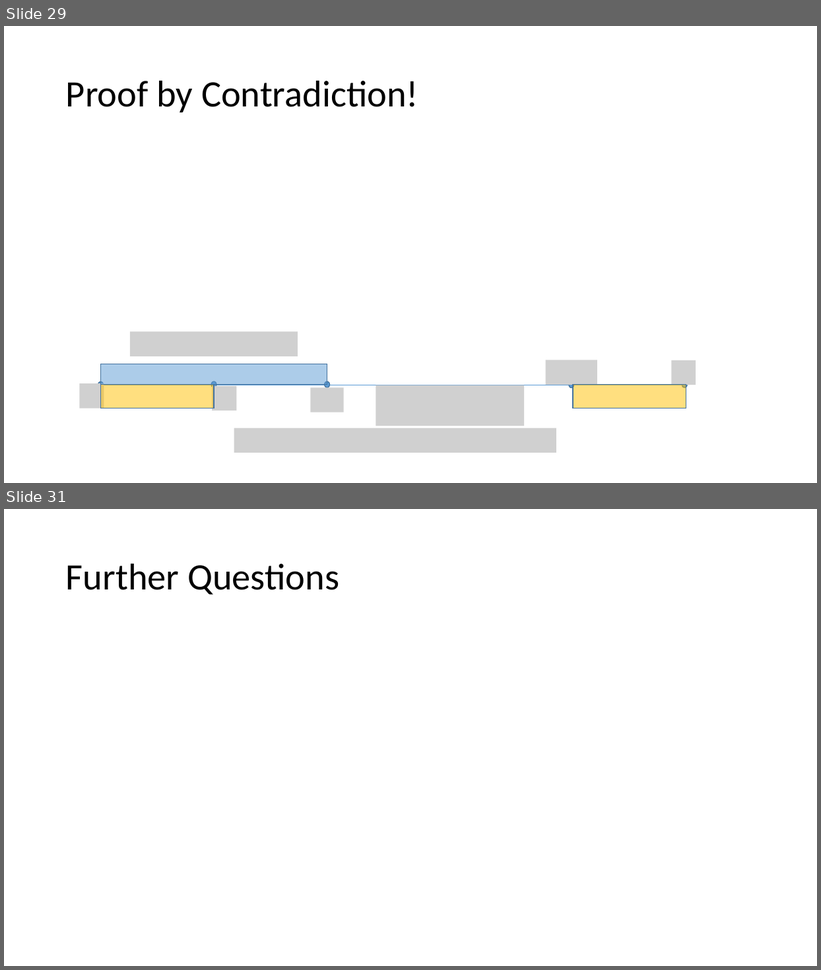
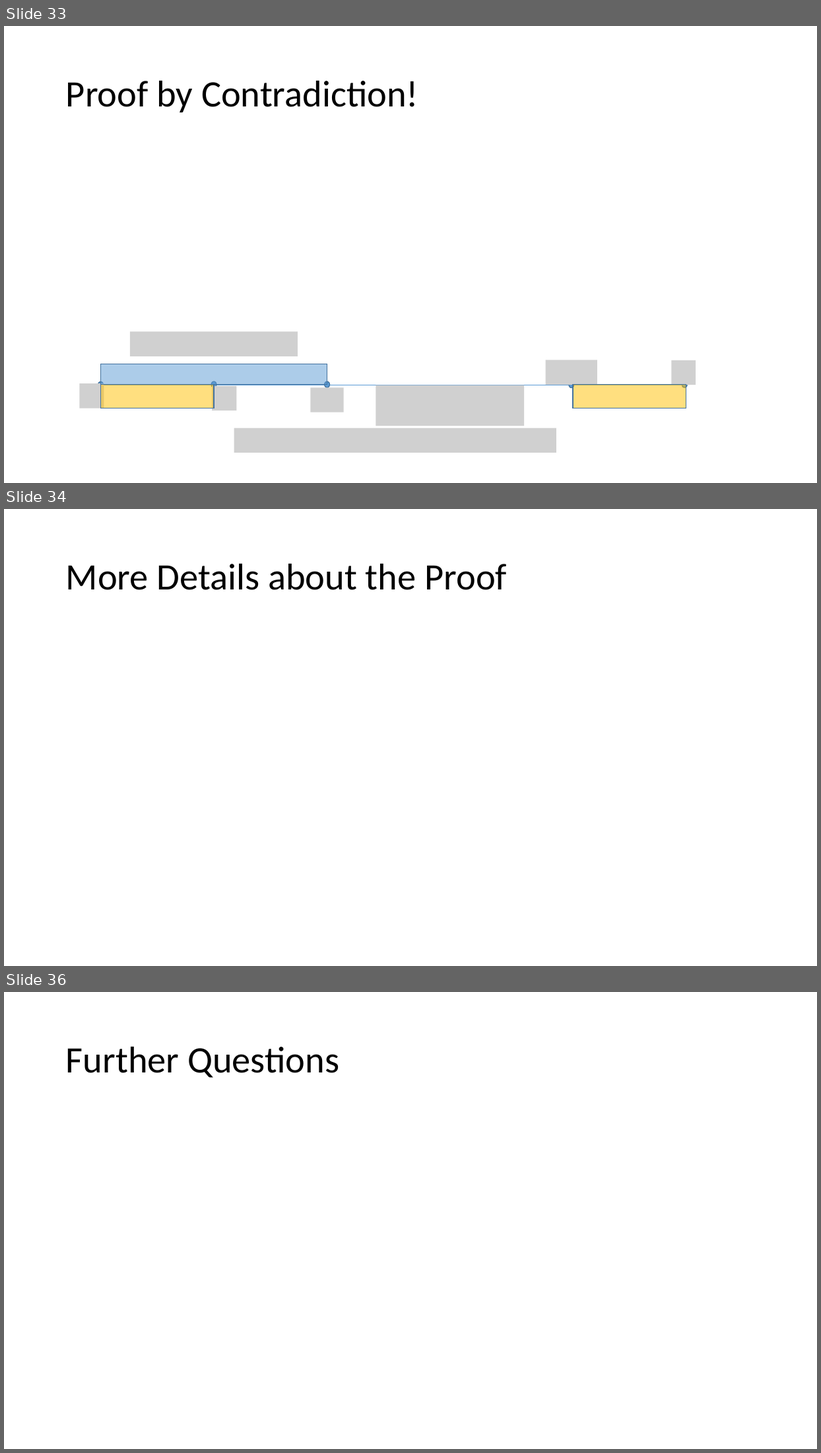
Before and after one commit to yuttai/Contextuality-and-Nonlocality-in-Discrete-Quantum-Theory, a slide deck: prop_short.pptm. Shown one above the other, each under a label of ours: slides 29 and 31 before the commit, slides 33, 34 and 36 after it; the slides between them are not shown. The pictures are 821x970 and 821x1453 pixels, drawn with LibreOffice and Linux fonts; fonts in the diff are those of the drawing; grey boxes stand for pictures. Boxes give left, top, right and bottom in pixels: in the first picture for what was removed or moved away, otherwise in the second. Text is boxed around its words. In the diff, an @@ line names an element or a change of style, - is before the commit and + after.

```diff
--- a/prop_short.pptm
+++ b/prop_short.pptm
@@ slide 34 added at (4, 509, 817, 966), background #FFFFFF @@
@@ title added at (66, 563, 507, 590), 44 pt, text #000000 @@
+More Details about the Proof
@@ what was slide 29 is now slide 33 @@
@@ what was slide 31 is now slide 36 @@
```
Also in this commit, not shown: 4 other slides added.
